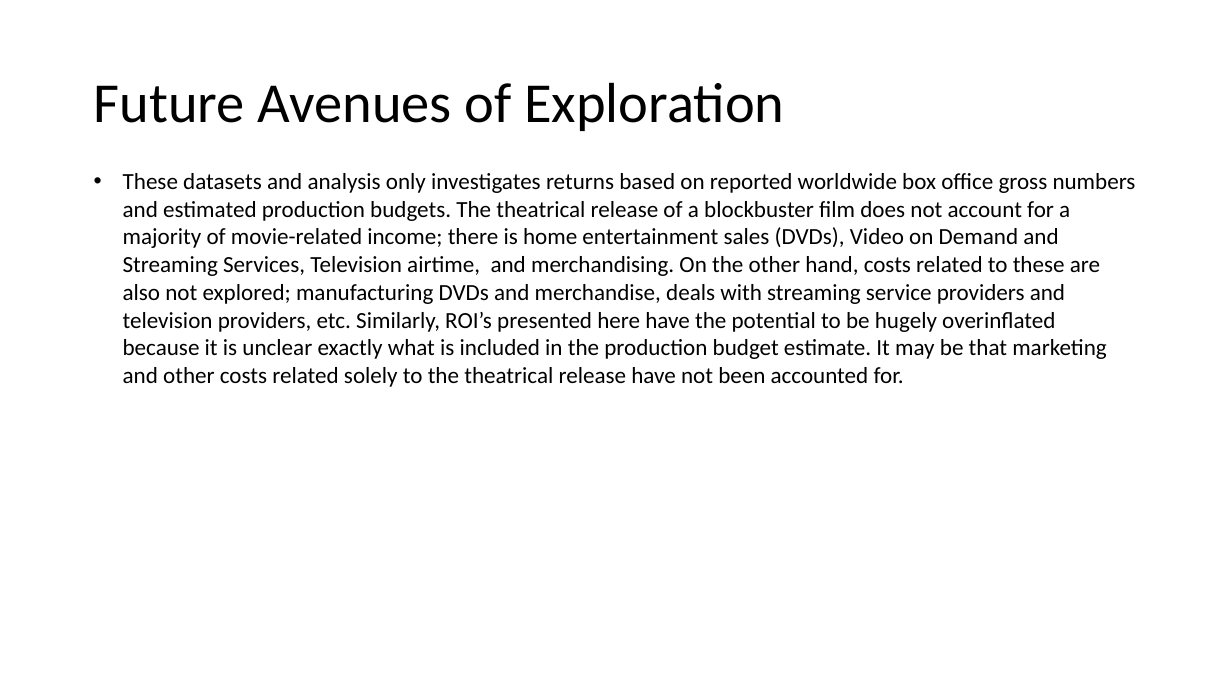
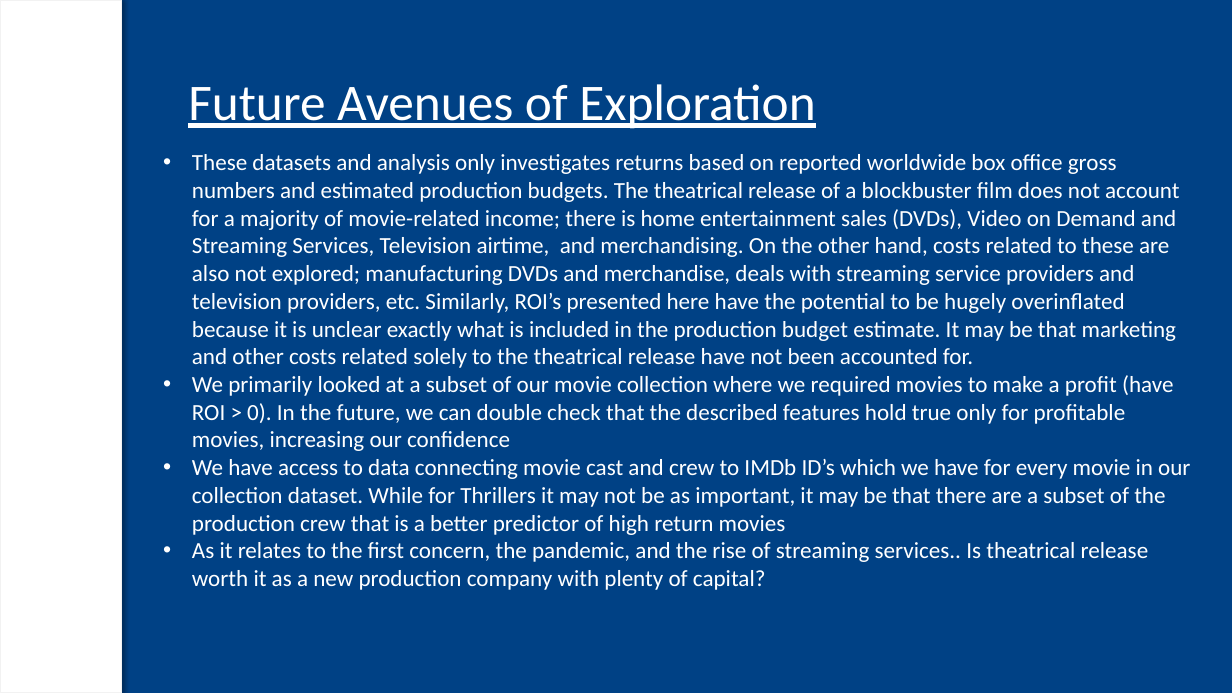
Before and after one commit to mattlegro/MovieReleaseAnalysis, a slide deck: slide 15 of Recommendation_Presentation.pptx (slide 2 before the commit). Drawn at 1232x693 pixels with LibreOffice and Linux fonts; fonts in the diff are those of the drawing; background and template pictures are left out. Boxes give left, top, right and bottom in pixels: in the first picture for what was removed or moved away, otherwise in the second. Text is boxed around its words. In the diff, an @@ line names an element or a change of style, - is before the commit and + after.

```diff
--- a/Recommendation_Presentation.pptx
+++ b/Recommendation_Presentation.pptx
@@ background #FFFFFF to #004185 @@
@@ rectangle added at [0, 0, 121, 693], fill #FFFFFF, outline #F2F2F2 1 pt @@
@@ title "Future Avenues of Exploration": place and size @@
-title "Future Avenues of Exploration" at [94, 82, 784, 131]
+title "Future Avenues of Exploration" at [188, 84, 815, 129]
@@ title "Future Avenues of Exploration" at [188, 84, 815, 129]: size 44 to 40 pt, text colour #000000 to #FFFFFF, underline on @@
@@ text "These datasets and analysis only ...": place and size @@
-text "These datasets and analysis only ..." at [123, 173, 1136, 387]
+text "These datasets and analysis only ..." at [192, 154, 1190, 590]
@@ text at [192, 154, 1179, 368]: text colour #000000 to #FFFFFF in "These datasets and analysis only investigates returns ..." @@
@@ text at [192, 375, 1190, 590]: paragraphs added @@
+• We primarily looked at a subset of our movie collection where we required movies to make a profit (have ROI > 0). In the future, we can double check that the described features hold true only for profitable movies, increasing our confidence
+• We have access to data connecting movie cast and crew to IMDb ID’s which we have for every movie in our collection dataset. While for Thrillers it may not be as important, it may be that there are a subset of the production crew that is a better predictor of high return movies
+• As it relates to the first concern, the pandemic, and the rise of streaming services.. Is theatrical release worth it as a new production company with plenty of capital?
```
Also in this commit, not shown: 15 slides added, 1 slide removed, 3 other files.
